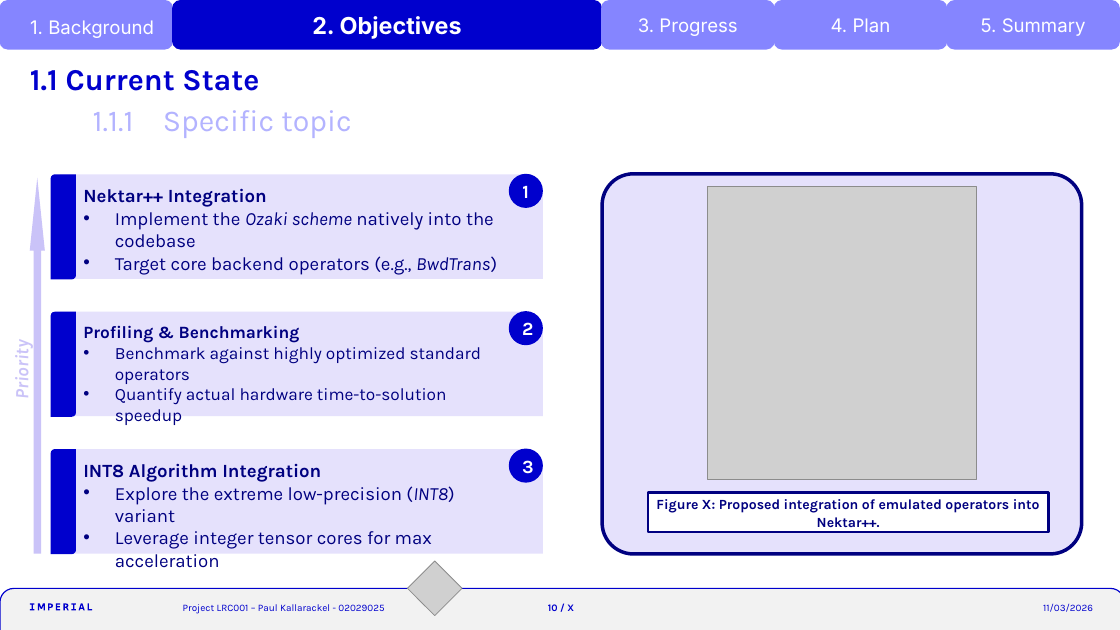
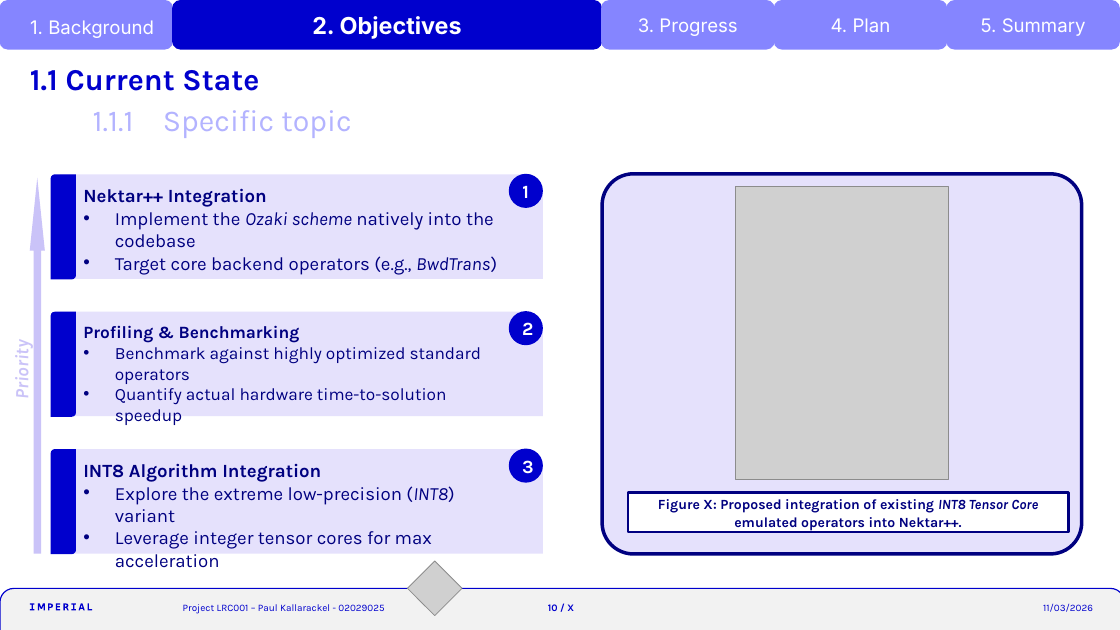
Before and after one commit to krackalackel02/FYP-Interim, a slide deck: slide 10 of Interim.pptm. Drawn at 1120x630 pixels with LibreOffice and Linux fonts; fonts in the diff are those of the drawing; grey boxes stand for pictures. Boxes give left, top, right and bottom in pixels: in the first picture for what was removed or moved away, otherwise in the second. Text is boxed around its words. In the diff, an @@ line names an element or a change of style, - is before the commit and + after.

```diff
--- a/Interim.pptm
+++ b/Interim.pptm
@@ picture resized from (x1=707, y1=187, x2=977, y2=480) to (x1=736, y1=187, x2=949, y2=480) @@
@@ rectangle "Figure X: Proposed integration of ..." resized from (x1=648, y1=492, x2=1049, y2=532) to (x1=628, y1=492, x2=1069, y2=532) @@
@@ text in rectangle at (x1=658, y1=499, x2=1038, y2=531): text changed @@
-Figure X: Proposed integration of emulated operators into Nektar++.
+Figure X: Proposed integration of existing INT8 Tensor Core emulated operators into Nektar++.
```
Also in this commit, not shown: 3 other slides changed, 7 slides added.
